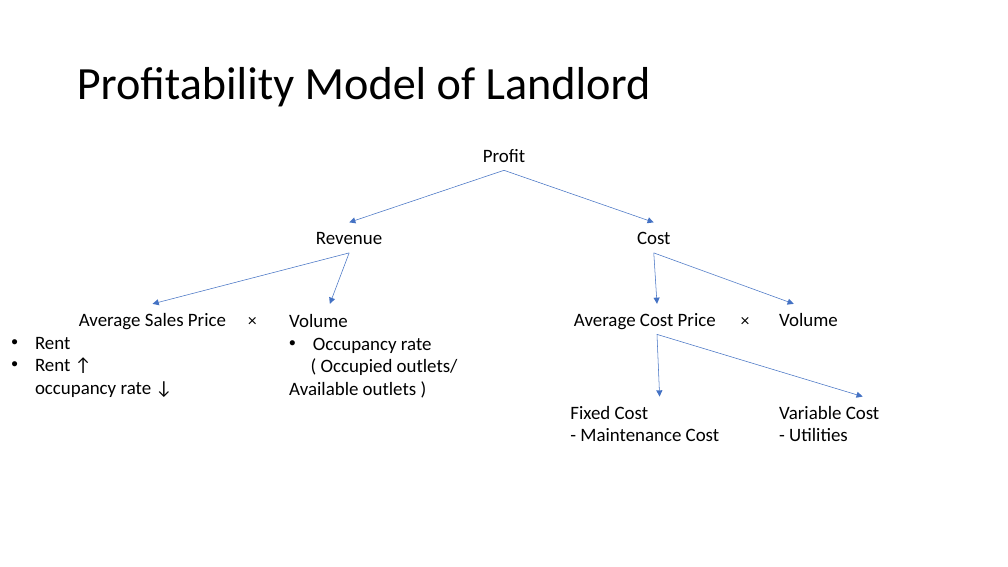
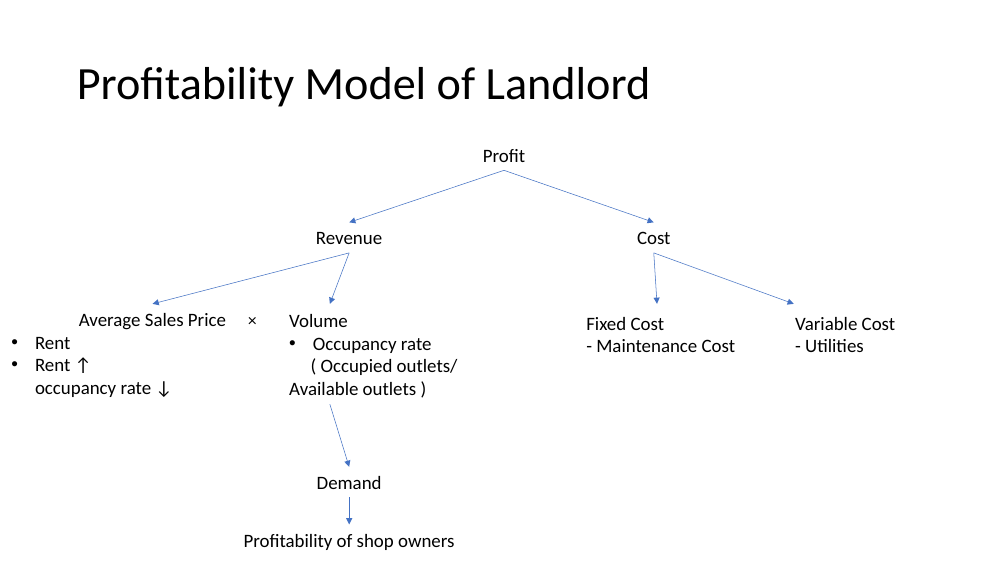
Before and after one commit to MeCode4Food/ACNAPI-code-challenge, a slide deck: slide 10 of Business use case for Mall app.pptx (slide 9 before the commit). Drawn at 1008x567 pixels with LibreOffice and Linux fonts; fonts in the diff are those of the drawing. Boxes give left, top, right and bottom in pixels: in the first picture for what was removed or moved away, otherwise in the second. Text is boxed around its words. In the diff, an @@ line names an element or a change of style, - is before the commit and + after.

```diff
--- a/Business use case for Mall app.pptx
+++ b/Business use case for Mall app.pptx
@@ text removed at (574,313,716,330) @@
-Average Cost Price
@@ text "Fixed Cost": place and size @@
-text "Fixed Cost" at (570,406,720,441)
+text "Fixed Cost" at (586,317,736,352)
@@ text removed at (721,304,769,350) @@
-×
@@ text removed at (779,313,838,326) @@
-Volume
@@ text "Variable Cost": place and size @@
-text "Variable Cost" at (779,406,880,441)
+text "Variable Cost" at (795,317,896,352)
@@ arrow removed from (657, 334) to (660, 397) @@
@@ arrow removed from (657, 334) to (863, 397) @@
@@ arrow added from (330, 405) to (349, 467), #4472C4 0.5 pt @@
@@ text added at (317,476,382,489), 18 pt, text #000000 @@
+Demand
@@ arrow added from (349, 498) to (349, 525), #4472C4 0.5 pt @@
@@ text added at (244,534,454,550), 18 pt, text #000000 @@
+Profitability of shop owners
```
Also in this commit, not shown: 1 other slide changed, 2 slides added, 1 other file.
